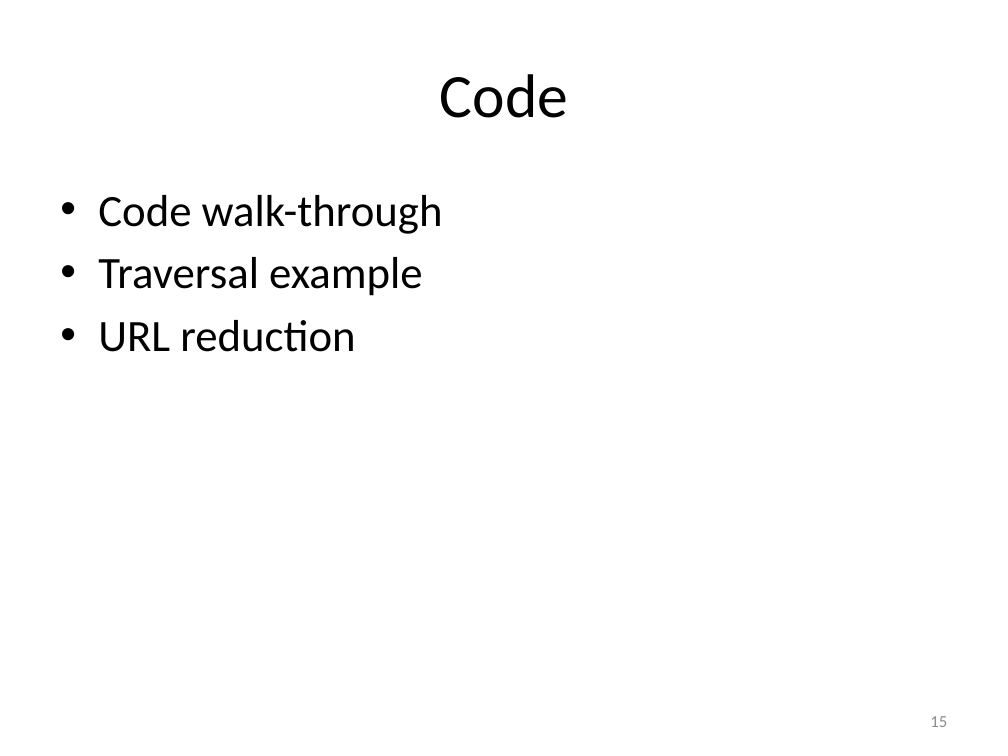
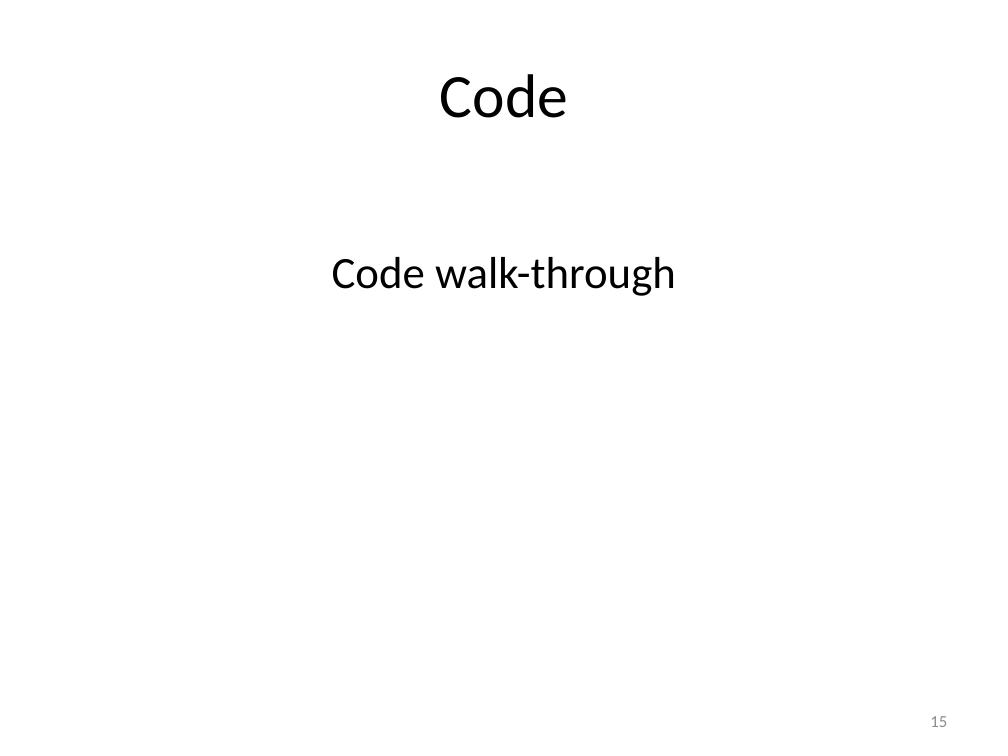
Before and after one commit to jongguo/ljkGitDB, a slide deck: slide 15 of project/cs6890-testing-project-presentation.pptx. Drawn at 1008x756 pixels with LibreOffice and Linux fonts; fonts in the diff are those of the drawing. Boxes give left, top, right and bottom in pixels: in the first picture for what was removed or moved away, otherwise in the second. Text is boxed around its words. In the diff, an @@ line names an element or a change of style, - is before the commit and + after.

Commit message:
report and reduction code

```diff
--- a/project/cs6890-testing-project-presentation.pptx
+++ b/project/cs6890-testing-project-presentation.pptx
@@ text "Code walk-through" at (332,257,676,296): alignment left to centre; bullet • to none @@
@@ text at (98,257,423,352): paragraphs removed @@
-• Traversal example
-• URL reduction
```
Also in this commit, not shown: 6 other slides changed, 1 slide added, 5 other files.
